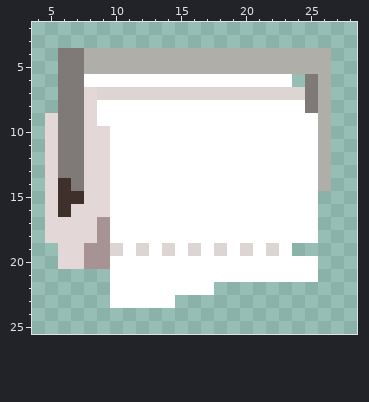
Two versions of one pixel-art sprite, packages/nouns-img-permutator/assets/layer-3/head-toiletpaper-full.png. The first picture shows the starting point.
The file is 32x32 pixels. Shown: x 4..28, y 2..25.
The same view after the edit:
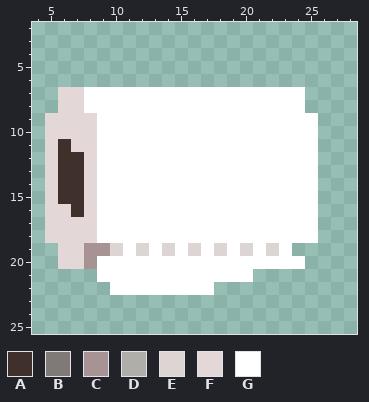
Palette (. is transparent): A #3f302c  B #7f7978  C #a79393  D #b0aea8  E #ddd4d4  F #e4d7d7  G #ffffff
Difference:
y 4..5: x 6..26 BBDDDDDDDDDDDDDDDDDDD -> .....................
y 6: x 6..23 BBGGGGGGGGGGGGGGGG -> ..................; x 25..26 BD -> ..
y 7: x 6..26 BBFEEEEEEEEEEEEEEEEBD -> FFGGGGGGGGGGGGGGGGG..
y 8: x 6..8 BBF -> FFG; x 25..26 BD -> ..
y 9: x 6..7 BB -> FF; x 26 D -> .
y 10: x 6..7 BB -> FF; x 9 F -> G; x 26 D -> .
y 11: x 6..7 BB -> AF; x 9 F -> G; x 26 D -> .
y 12..13: x 6..7 BB -> AA; x 9 F -> G; x 26 D -> .
y 14: x 7 B -> A; x 9 F -> G; x 26 D -> .
y 15: x 9 F -> G
y 16: x 6..7 AF -> FA; x 9 F -> G
y 17..18: x 9 C -> G
y 20: x 9 C -> G; x 25 G -> .
y 21: x 9 . -> G; x 21..25 GGGGG -> .....
y 23: x 10..14 GGGGG -> .....
Where, in picture pixels (left, top, right, bottom), the same in both pictures:
changed: (58, 48, 331, 308)
